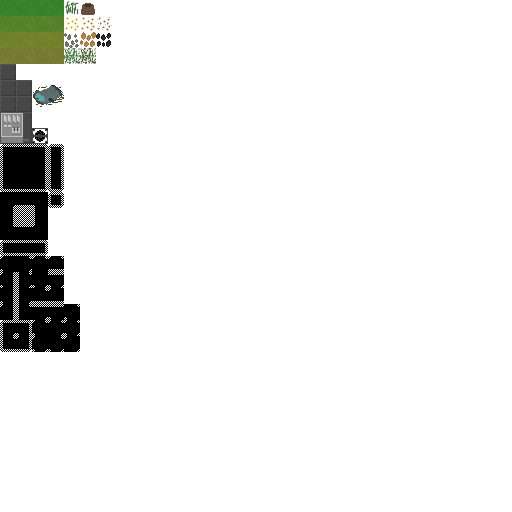
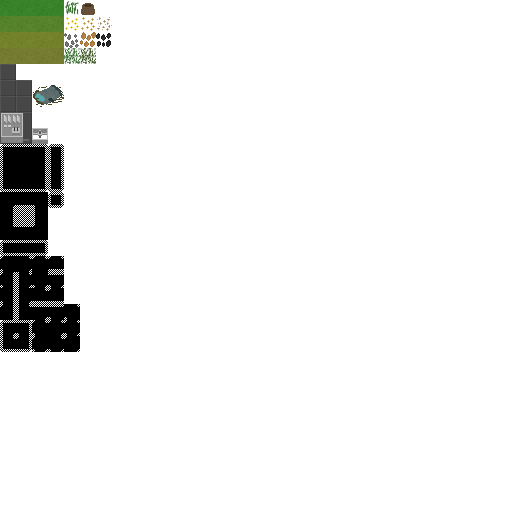
Layers edited between the first and the second 512x512 image:
painted on "drill" over [32, 128, 48, 144]
painted on "fog" (5th of 5) over [32, 128, 48, 144]
painted on "large_slab" over [32, 128, 48, 144]
painted on "path_indicator" over [32, 128, 48, 144]
painted on "grass_dead_3" over [32, 128, 48, 144]
painted on "grass_dead_2" over [32, 128, 48, 144]
painted on "grass_pollution_stage_2_3" over [32, 128, 48, 144]
painted on "grass_pollution_stage_2_2" over [32, 128, 48, 144]
painted on "grass_pollution_stage_1_3" over [32, 128, 48, 144]
painted on "grass_pollution_stage_1_2" over [32, 128, 48, 144]
